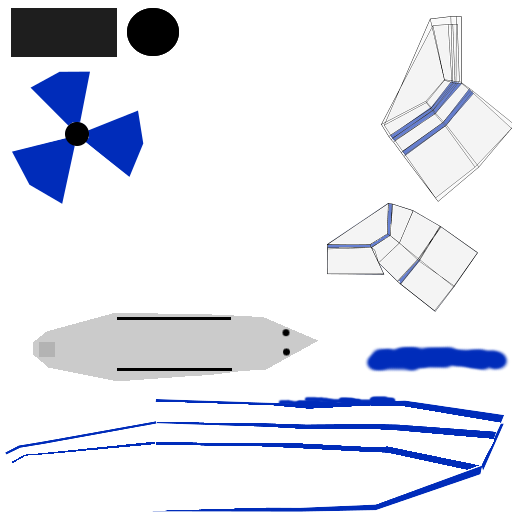
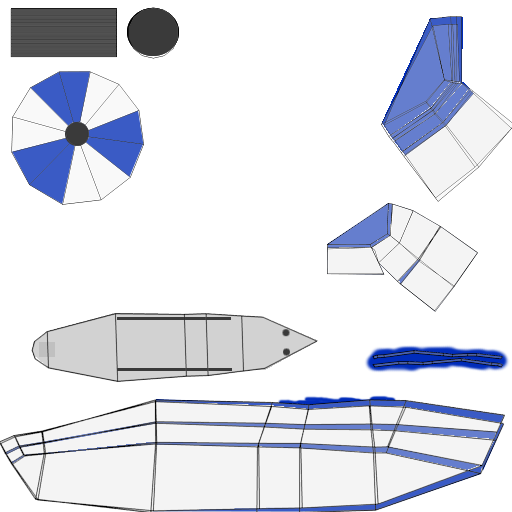
Before/after of a (512, 512) layered artwork. What changed in the layer stack:
showed "TurretUV.png" over [10, 7, 179, 205]
showed "RumpfUV.png" over [0, 313, 505, 512]
painted on "Bridge" over [328, 17, 470, 245]
